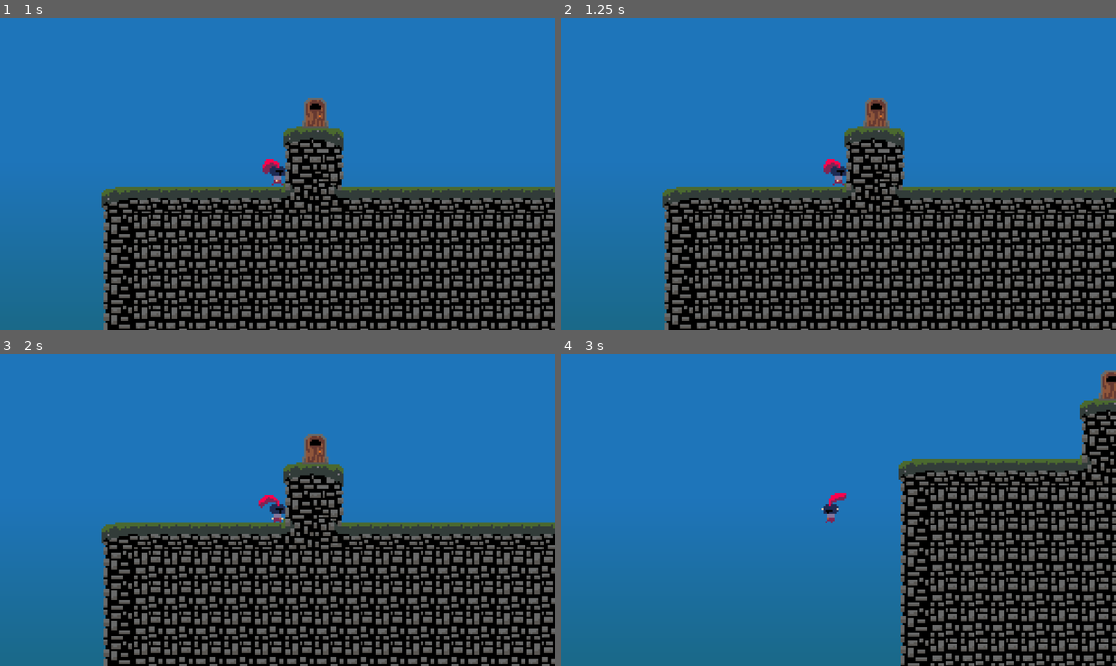
Above: before the commit, frames 1-4 (two rows, left to right).
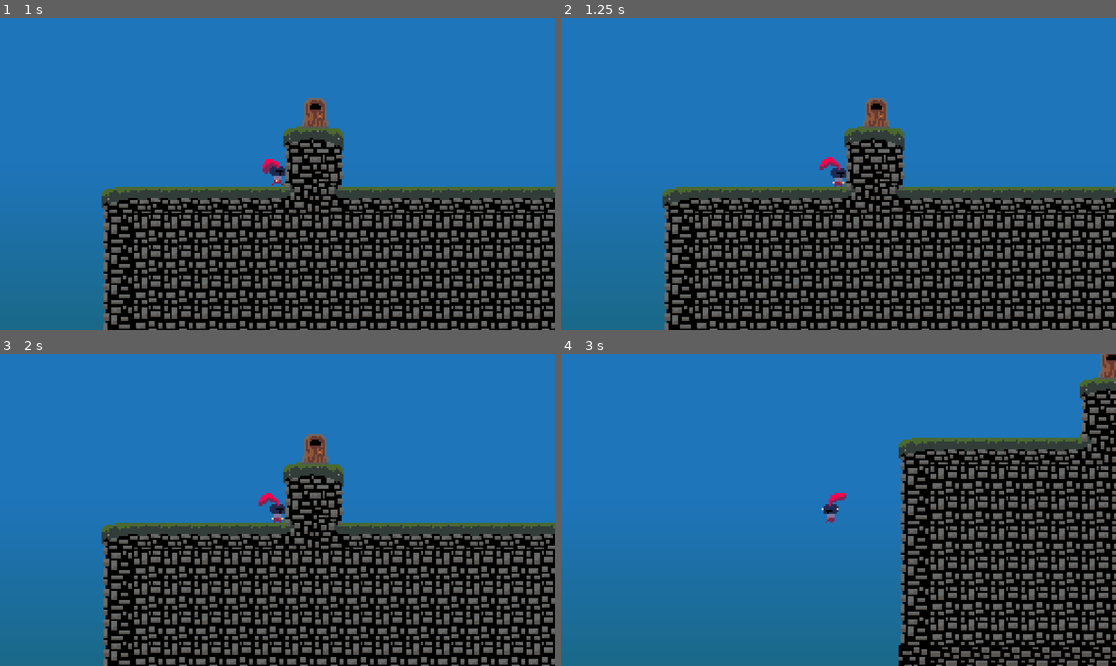
Above: after the commit, the same moments.

Repository: CBurgess97/godot-platformer
Game: Godot game, scene res://Game.tscn
Two runs of this game, one before a commit and one after it. Both use one fixed random seed, a clock stepped at 60 frames per second and the inputs below. This scene is started directly instead of the project's main scene.
Inputs:
- Up to frame 1 (1 s): hold Right (ui_right) from 0.53 s (still down); tap Up (ui_up) at 0.77 s
- Up to frame 2 (1.25 s): keep holding Right (ui_right)
- Up to frame 3 (2 s): keep holding Right (ui_right); tap Up (ui_up) at 1.52 s
- Up to frame 4 (3 s): release Right (ui_right) at 2.03 s; hold Left (ui_left) from 2.03 s (still down)

Frame 1 is identical in both runs. In frame 2, 0.2% of the frame differs, in the area x 46-52%, y 44-55%; in frame 3, 1.5%; in frame 4, 17%, in the area x 60-100%, y 0-100%.

Commit message:
Add Peak Jump Gravity Clamp

Diff:
--- a/Player/Player Components/player_movement_component.gd
+++ b/Player/Player Components/player_movement_component.gd
@@ -14,7 +14,10 @@
 @export var jump_velocity: float = -200.0
 @export var gravity: float = 500.0
 @export var fall_gravity_multiplier: float = 1.1
+@export var jump_peak_gravity_modifier: float = 0.5
 @export var jump_cut_multiplier: float = 0.5
+@export var peak_jump_speed_multiplier: float = 1.2
+@export var gravity_clamp: float = 300.0
 @export var mandatory_jump_time: float = 0.1
 
 @export_category("Input")
@@ -59,7 +62,7 @@
 	# Update Movement Direction
 	direction = new_direction
 	update_horizontal_velocity(delta)
-	process_jump()
+	update_vertical_velocity(delta)
 	jump_attempted = false
 
 	# Apply gravity and reset coyote timer
@@ -70,7 +73,6 @@
 		if coyote_jump_available:
 			if coyote_timer.is_stopped():
 				coyote_timer.start()
-		apply_gravity(delta)
 
 	# Apply movement
 	character.velocity = velocity
@@ -90,12 +92,15 @@
 		amount *= sign(velocity.x)
 		velocity.x += -amount
 
+	if is_at_jump_peak():
+		movement *= peak_jump_speed_multiplier
+
 	velocity.x += movement * delta
 
-func apply_gravity(delta: float) -> void:
-	velocity.y += gravity * delta
+func update_vertical_velocity(delta) -> void:
 
-func process_jump() -> void:
+	var current_gravity = gravity
+
 	if jump_attempted or input_buffer.time_left > 0:
 		if coyote_jump_available: # If jumping on the ground
 			mandatory_jump_timer.start()
@@ -116,8 +121,19 @@
 	if is_jumping and velocity.y > 0:
 		velocity.y = velocity.y * fall_gravity_multiplier
 
+	if is_at_jump_peak():
+		current_gravity *= jump_peak_gravity_modifier
+
+	#apply gravity
+	velocity.y += current_gravity * delta
+	if velocity.y > gravity_clamp:
+		velocity.y = gravity_clamp
+
 func coyote_timeout() -> void:
 	coyote_jump_available = false
+
+func is_at_jump_peak() -> bool:
+	return (is_jumping and (velocity.y > -10 and velocity.y < 10))
 
 func jump() -> void:
 	velocity.y = jump_velocity
